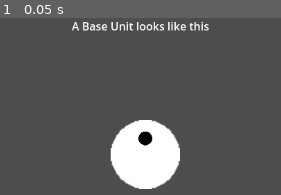
Above: before the commit, frame 1.
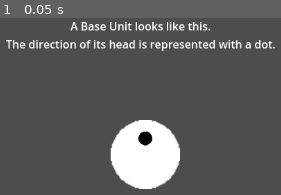
Above: after the commit, the same moment.

Repository: rahmatnazali/colonite
Game: Godot game, scene res://debug/base_unit_1_appearance.tscn
Two runs of this game, one before a commit and one after it. Both use one fixed random seed, a clock stepped at 60 frames per second and the inputs below. This scene is started directly instead of the project's main scene.
Inputs:
- Up to frame 1 (0.05 s): no input

The runs differ from the first frame. In frame 1, 4.0% of the frame differs, in the area x 2-98%, y 2-20%.

Commit message:
Add debug for movement and collision

Diff:
--- a/debug/base_unit_1_appearance.tscn
+++ b/debug/base_unit_1_appearance.tscn
@@ -19,7 +19,9 @@
 offset_right = 99.5
 offset_bottom = 26.0
 grow_horizontal = 2
-text = "A Base Unit looks like this"
+text = "A Base Unit looks like this.
+The direction of its head is represented with a dot."
+horizontal_alignment = 1
 
 [node name="BaseUnit" parent="." instance=ExtResource("1_umg4p")]
 position = Vector2(583, 197)
--- a/debug/base_unit_2_collision.tscn
+++ /dev/null
@@ -1,35 +0,0 @@
-[gd_scene load_steps=2 format=3 uid="uid://3x0x2q3vbf0a"]
-
-[ext_resource type="PackedScene" uid="uid://cng8yewksr3xk" path="res://components/unit/base_unit.tscn" id="2_volnr"]
-
-[node name="LevelExample" type="Control"]
-layout_mode = 3
-anchors_preset = 15
-anchor_right = 1.0
-anchor_bottom = 1.0
-grow_horizontal = 2
-grow_vertical = 2
-
-[node name="Label" type="Label" parent="."]
-layout_mode = 1
-anchors_preset = 5
-anchor_left = 0.5
-anchor_right = 0.5
-offset_left = -125.5
-offset_right = 125.5
-offset_bottom = 26.0
-grow_horizontal = 2
-text = "Base Unit collision looks like this"
-
-[node name="Enemy" parent="." instance=ExtResource("2_volnr")]
-position = Vector2(579, 308)
-
-[node name="Enemy2" parent="." instance=ExtResource("2_volnr")]
-position = Vector2(546, 308)
-
-[node name="Enemy3" parent="." instance=ExtResource("2_volnr")]
-position = Vector2(591, 308)
-
-[node name="BaseUnit" parent="." instance=ExtResource("2_volnr")]
-position = Vector2(574, 580)
-should_move = true
--- /dev/null
+++ b/debug/base_unit_2_movement.gd
@@ -0,0 +1,11 @@
+extends Control
+
+
+func _ready():
+	pass
+
+
+func _physics_process(delta):
+	# $BaseUnitCircular is always spinning to demonstrate that BaseUnit is only
+	# moving at where the head is pointed at
+	$BaseUnitCircular.rotation += 10 * delta
--- /dev/null
+++ b/debug/base_unit_2_movement.tscn
@@ -0,0 +1,78 @@
+[gd_scene load_steps=3 format=3 uid="uid://mbcgw6vjj2wc"]
+
+[ext_resource type="Script" path="res://debug/base_unit_2_movement.gd" id="1_kmqbt"]
+[ext_resource type="PackedScene" uid="uid://cng8yewksr3xk" path="res://components/unit/base_unit.tscn" id="2_yb8a0"]
+
+[node name="base_unit_1_movement" type="Control"]
+layout_mode = 3
+anchors_preset = 15
+anchor_right = 1.0
+anchor_bottom = 1.0
+grow_horizontal = 2
+grow_vertical = 2
+script = ExtResource("1_kmqbt")
+
+[node name="Label" type="Label" parent="."]
+layout_mode = 1
+anchors_preset = 5
+anchor_left = 0.5
+anchor_right = 0.5
+offset_left = -20.0
+offset_right = 20.0
+offset_bottom = 23.0
+grow_horizontal = 2
+text = "BaseUnit can only move forward at where his head is pointed at.
+If the rotation is changed, so does the direction of where it move."
+
+[node name="BaseUnit" parent="." instance=ExtResource("2_yb8a0")]
+position = Vector2(565, 381)
+rotation = 3.14159
+should_move = true
+SPEED = 100
+
+[node name="BaseUnitCircular" parent="." instance=ExtResource("2_yb8a0")]
+position = Vector2(571, 336)
+rotation = 3.14159
+should_move = true
+SPEED = 100
+
+[node name="BaseUnit2" parent="." instance=ExtResource("2_yb8a0")]
+position = Vector2(567, 290)
+should_move = true
+SPEED = 100
+
+[node name="BaseUnit3" parent="." instance=ExtResource("2_yb8a0")]
+position = Vector2(614, 332)
+rotation = 1.5708
+should_move = true
+SPEED = 100
+
+[node name="BaseUnit4" parent="." instance=ExtResource("2_yb8a0")]
+position = Vector2(527, 332)
+rotation = 4.71239
+should_move = true
+SPEED = 100
+
+[node name="BaseUnit5" parent="." instance=ExtResource("2_yb8a0")]
+position = Vector2(600, 305)
+rotation = 0.785398
+should_move = true
+SPEED = 100
+
+[node name="BaseUnit6" parent="." instance=ExtResource("2_yb8a0")]
+position = Vector2(543, 306)
+rotation = 5.49779
+should_move = true
+SPEED = 100
+
+[node name="BaseUnit7" parent="." instance=ExtResource("2_yb8a0")]
+position = Vector2(539, 357)
+rotation = 3.92699
+should_move = true
+SPEED = 100
+
+[node name="BaseUnit8" parent="." instance=ExtResource("2_yb8a0")]
+position = Vector2(597, 360)
+rotation = 2.35619
+should_move = true
+SPEED = 100
--- /dev/null
+++ b/debug/base_unit_3_collision.tscn
@@ -0,0 +1,58 @@
+[gd_scene load_steps=2 format=3 uid="uid://dq84ca0abiawl"]
+
+[ext_resource type="PackedScene" uid="uid://cng8yewksr3xk" path="res://components/unit/base_unit.tscn" id="1_1mtdl"]
+
+[node name="base_unit_3_collision" type="Control"]
+layout_mode = 3
+anchors_preset = 15
+anchor_right = 1.0
+anchor_bottom = 1.0
+grow_horizontal = 2
+grow_vertical = 2
+
+[node name="Label" type="Label" parent="."]
+layout_mode = 1
+anchors_preset = 5
+anchor_left = 0.5
+anchor_right = 0.5
+offset_left = -137.0
+offset_right = 137.0
+offset_bottom = 26.0
+grow_horizontal = 2
+text = "BaseUnit collision will look like this."
+
+[node name="BaseUnit" parent="." instance=ExtResource("1_1mtdl")]
+position = Vector2(591, 480)
+scale = Vector2(7.39382, 7.39382)
+should_move = true
+
+[node name="BaseUnit3" parent="." instance=ExtResource("1_1mtdl")]
+position = Vector2(518, 109)
+scale = Vector2(7.39382, 7.39382)
+
+[node name="BaseUnit2" parent="." instance=ExtResource("1_1mtdl")]
+position = Vector2(643, 109)
+rotation = 3.14159
+scale = Vector2(9.45678, 9.14808)
+should_move = true
+
+[node name="BaseUnit4" parent="." instance=ExtResource("1_1mtdl")]
+position = Vector2(711, 484)
+rotation = 3.14159
+scale = Vector2(9.45678, 9.14808)
+
+[node name="Node2D" type="Node2D" parent="."]
+position = Vector2(-387, -64)
+
+[node name="Enemy" parent="Node2D" instance=ExtResource("1_1mtdl")]
+position = Vector2(579, 308)
+
+[node name="Enemy2" parent="Node2D" instance=ExtResource("1_1mtdl")]
+position = Vector2(546, 308)
+
+[node name="Enemy3" parent="Node2D" instance=ExtResource("1_1mtdl")]
+position = Vector2(591, 308)
+
+[node name="BaseUnit" parent="Node2D" instance=ExtResource("1_1mtdl")]
+position = Vector2(574, 580)
+should_move = true
